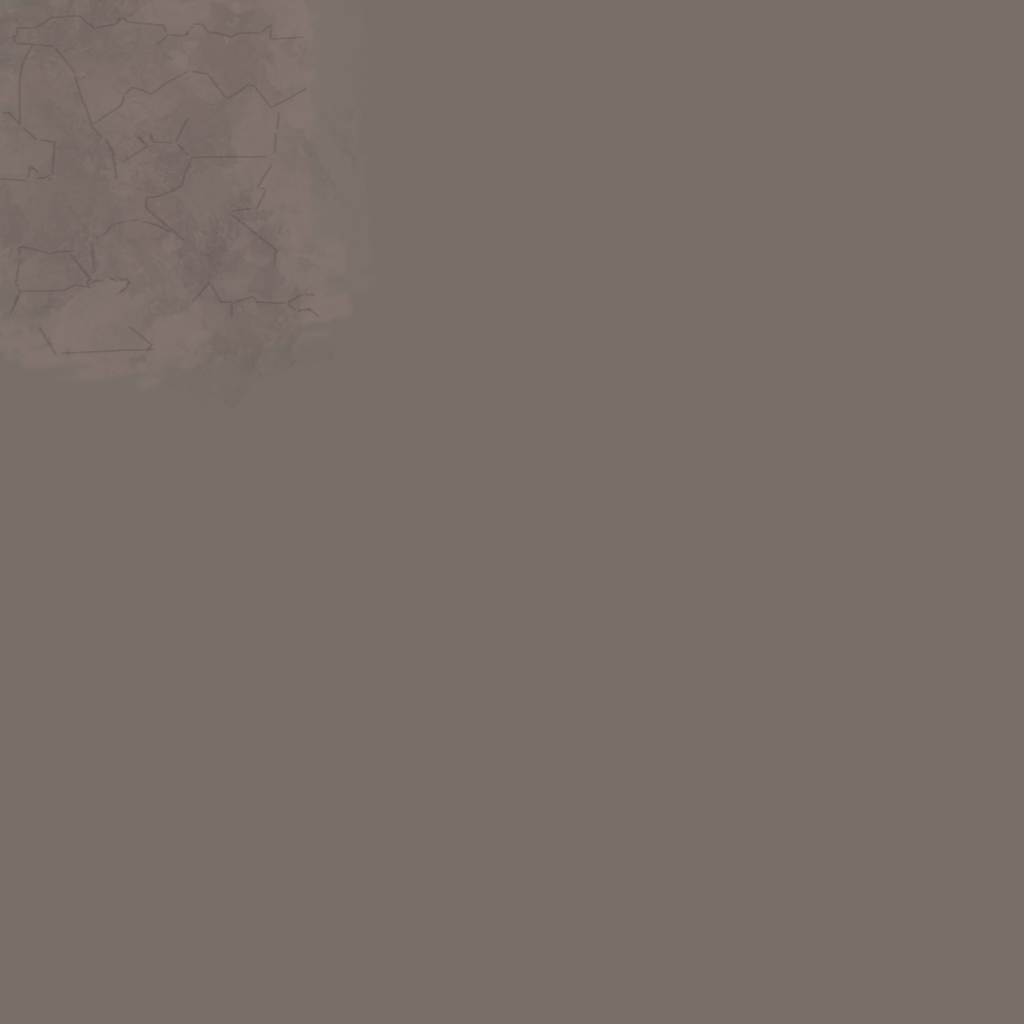
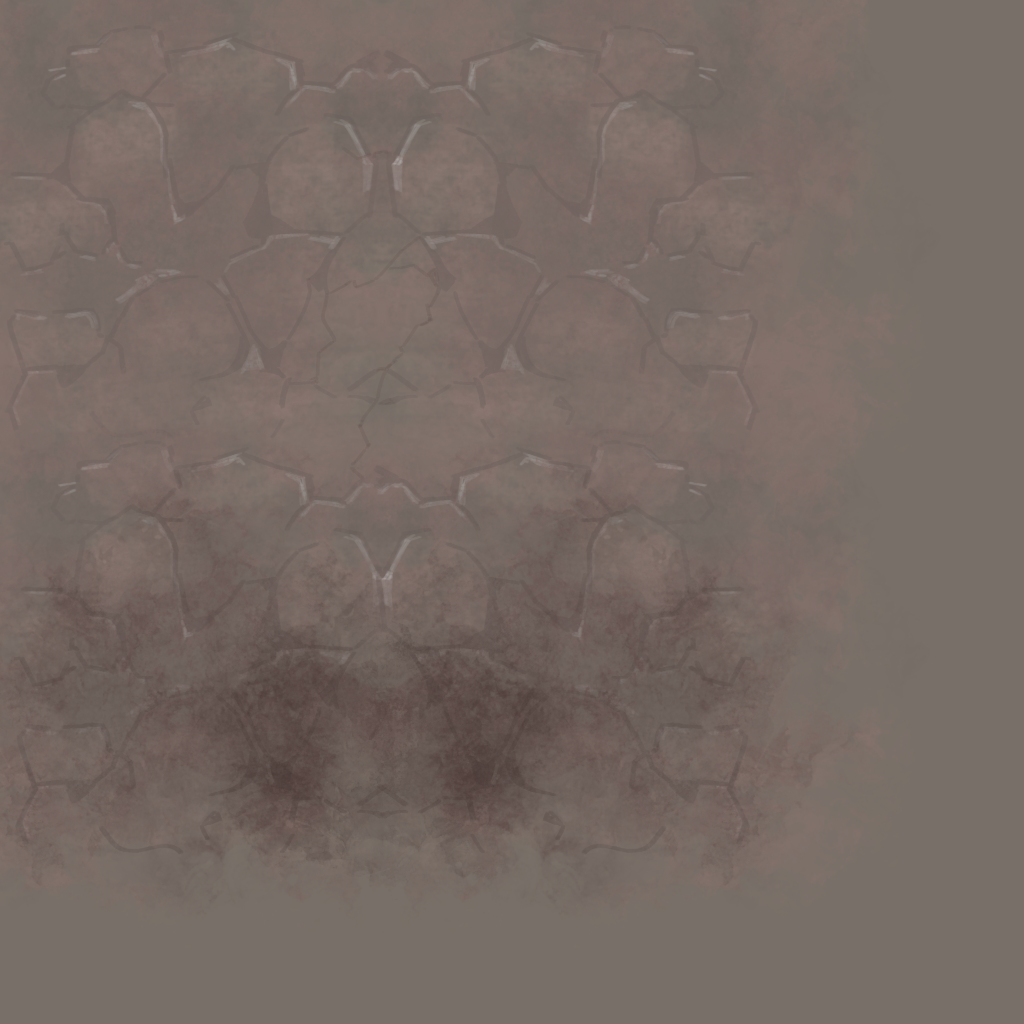
Layer changes from the first 1024×1024 image to the second:
removed group "Pedra 1" (3 layers) over <box>0,0,448,512</box>
removed layer "Pintar camada 1" from group "Pedra 1" over <box>0,0,320,384</box>
removed layer "Pintar camada 3" from group "Pedra 1" over <box>0,0,448,512</box>
added layer "Copiar de Pedra 1 Mescladas" above "Pedra 1 Mescladas" over <box>0,0,576,918</box>
added layer "Pedra 1 Mescladas" above "Plano de fundo" over <box>0,0,704,918</box>